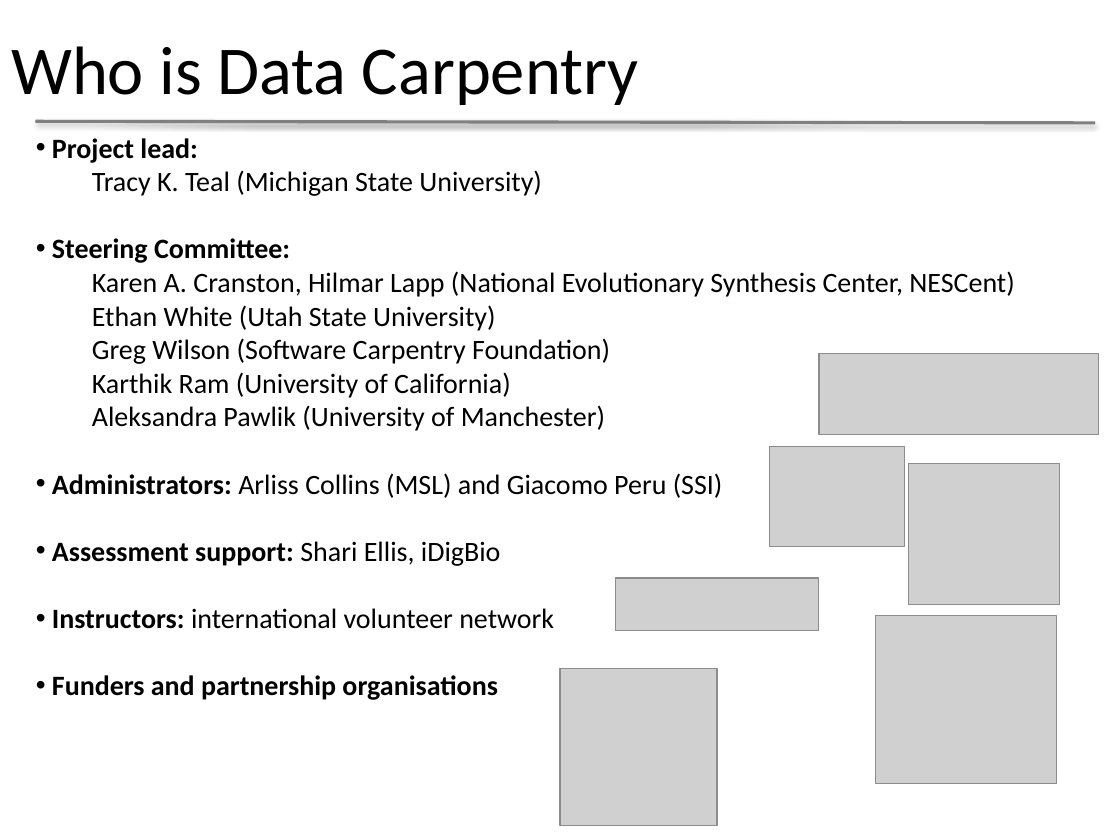
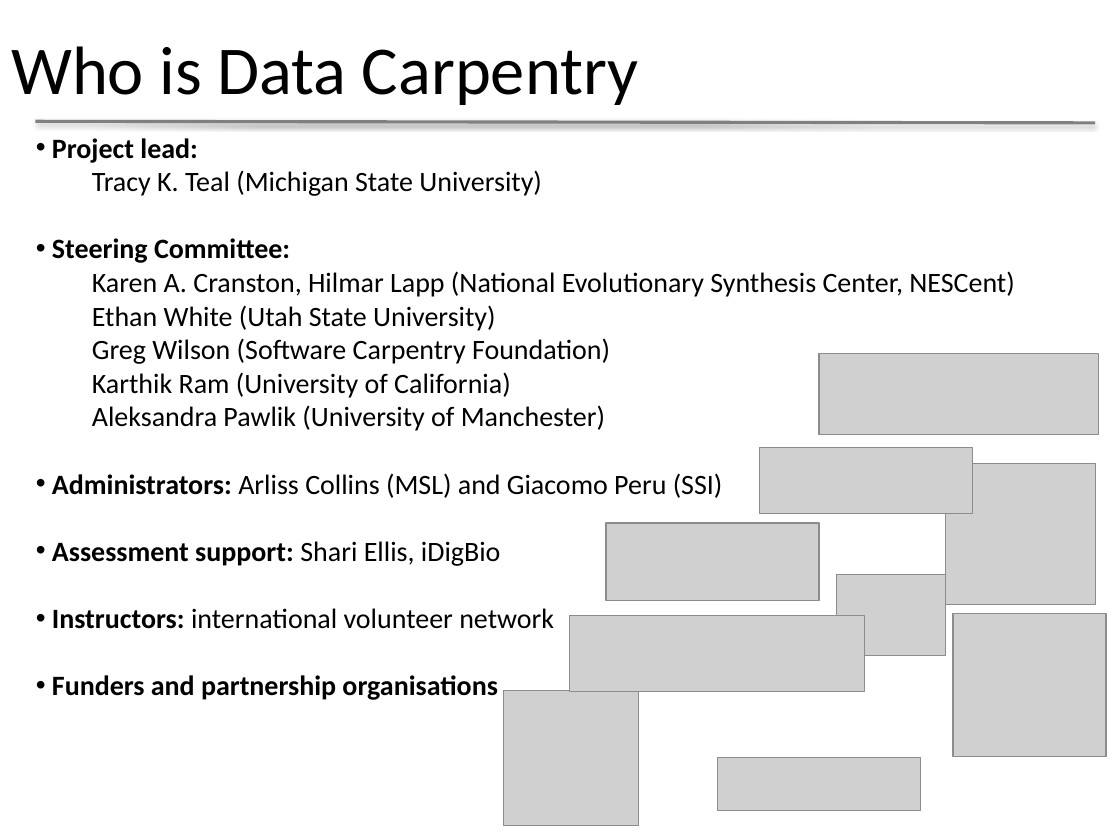
Before and after one commit to datacarpentry/presentations, a slide deck: slide 3 of IDCC2015_Data_Carpentry.pptx. Drawn at 1120x840 pixels with LibreOffice and Linux fonts; fonts in the diff are those of the drawing; grey boxes stand for pictures; background and template pictures are left out. Boxes give left, top, right and bottom in pixels: in the first picture for what was removed or moved away, otherwise in the second. Text is boxed around its words. In the diff, an @@ line names an element or a change of style, - is before the commit and + after.

```diff
--- a/IDCC2015_Data_Carpentry.pptx
+++ b/IDCC2015_Data_Carpentry.pptx
@@ picture added at [759, 448, 972, 514] @@
@@ picture: place and size @@
-picture at [908, 464, 1058, 605]
+picture at [945, 464, 1095, 605]
@@ picture added at [606, 523, 819, 601] @@
@@ picture: place and size @@
-picture at [769, 446, 904, 547]
+picture at [837, 575, 945, 655]
@@ picture added at [569, 615, 865, 691] @@
@@ picture: place and size @@
-picture at [876, 615, 1056, 784]
+picture at [953, 614, 1107, 757]
@@ picture: place and size @@
-picture at [560, 669, 717, 825]
+picture at [504, 691, 638, 825]
@@ picture: place and size @@
-picture at [615, 578, 819, 631]
+picture at [717, 758, 921, 811]
```
Also in this commit, not shown: 1 other slide changed.
